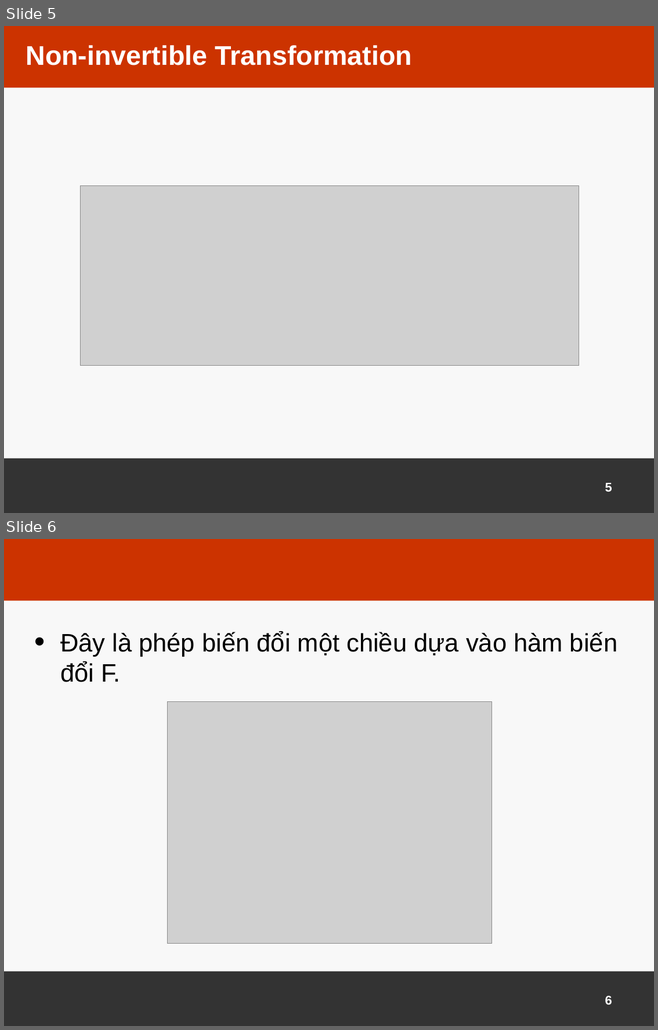
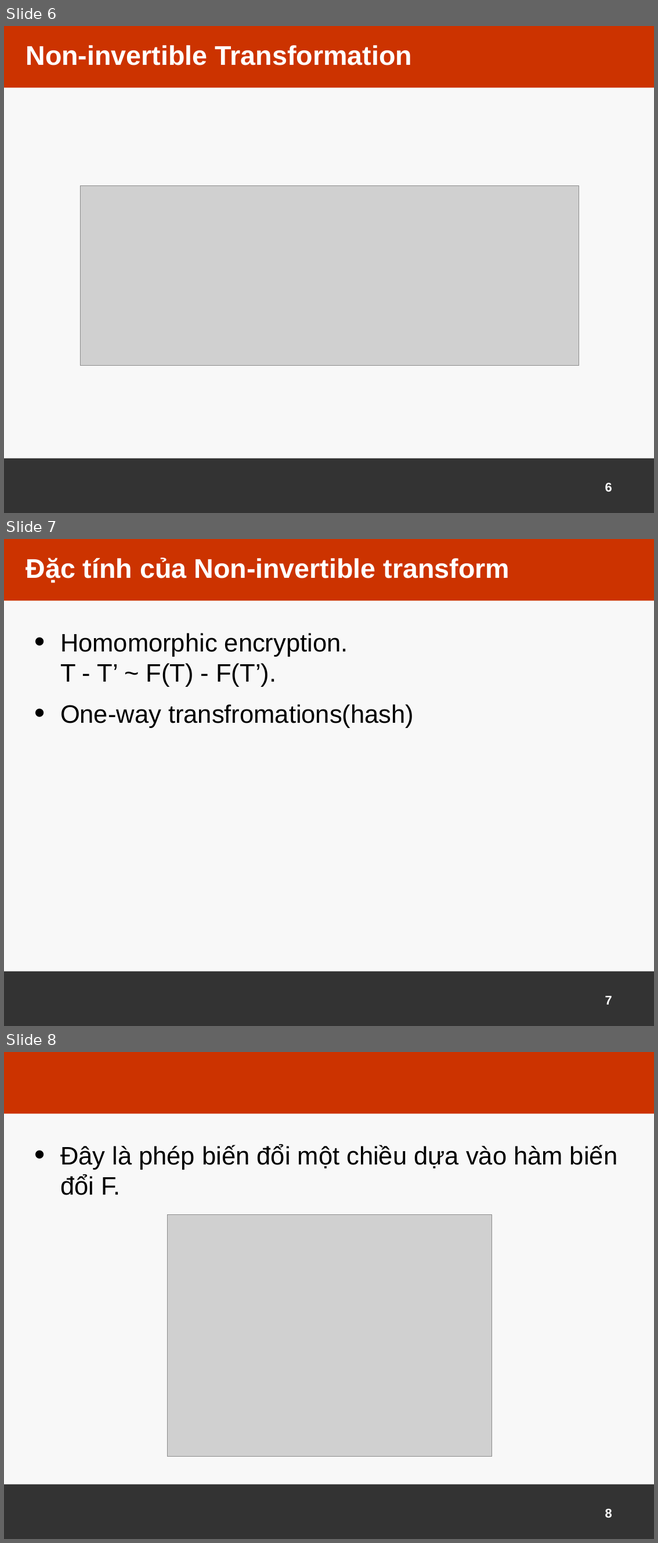
Before and after one commit to xnguyena2/test, a slide deck: Slide.pptx. Shown one above the other, each under a label of ours: slides 5 and 6 before the commit, slides 6, 7 and 8 after it. The pictures are 658x1030 and 658x1543 pixels, drawn with LibreOffice and Linux fonts; fonts in the diff are those of the drawing; grey boxes stand for pictures; background and template pictures are left out. Boxes give left, top, right and bottom in pixels: in the first picture for what was removed or moved away, otherwise in the second. Text is boxed around its words. In the diff, an @@ line names an element or a change of style, - is before the commit and + after.

```diff
--- a/Slide.pptx
+++ b/Slide.pptx
@@ slide 7 added at [4,539,654,1026], background #F8F8F8; not listed: 2 template elements that a slide beside it also shows @@
@@ title added at [25,558,510,583], 30 pt, text #FFFFFF, bold @@
+Đặc tính của Non-invertible transform
@@ text added at [60,633,413,728], 28 pt, text #000000 @@
+• Homomorphic encryption.
+  T - T’ ~ F(T) - F(T’).
+• One-way transfromations(hash)
@@ page number added at [605,996,612,1005], 14 pt, text #FFFFFF @@
+7
@@ what was slide 5 is now slide 6 @@
@@ page number at [605,483,612,492]: text changed @@
-5
+6
@@ what was slide 6 is now slide 8 @@
@@ page number at [605,1509,612,1518]: text changed @@
-6
+8
```
Also in this commit, not shown: 3 slides changed, 9 other slides added, 2 other files.
